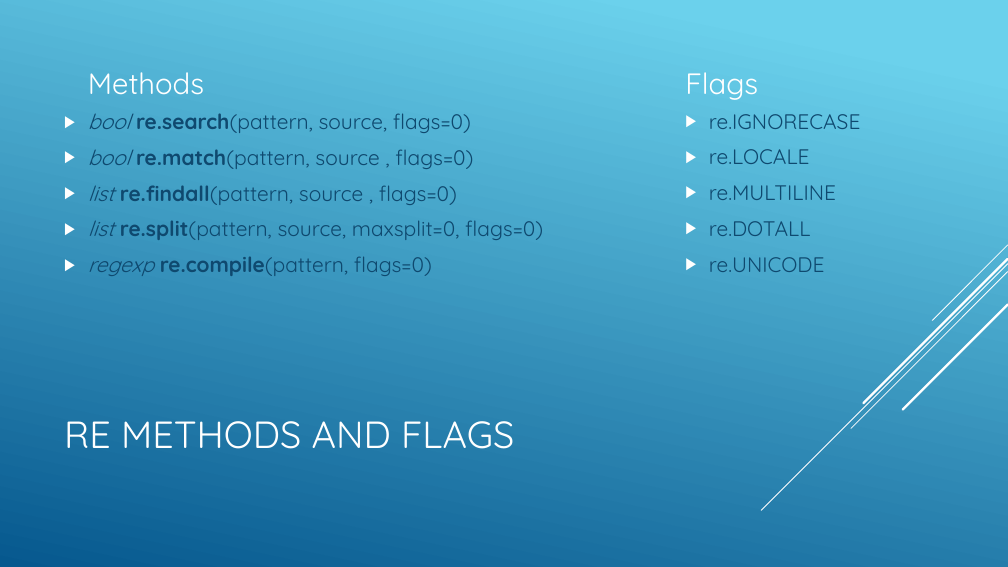
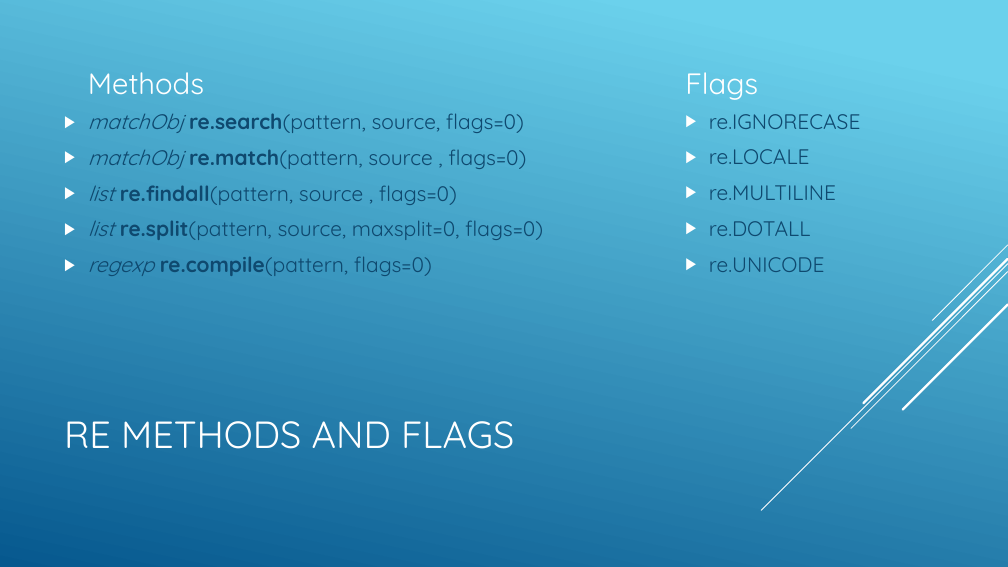
Before and after one commit to mmbader/PythonDojo, a slide deck: slide 3 of slides/klasse9.pptx. Drawn at 1008x567 pixels with LibreOffice and Linux fonts; fonts in the diff are those of the drawing. Boxes give left, top, right and bottom in pixels: in the first picture for what was removed or moved away, otherwise in the second. Text is boxed around its words. In the diff, an @@ line names an element or a change of style, - is before the commit and + after.

Commit message:
fixed definition of regexp methods

```diff
--- a/slides/klasse9.pptx
+++ b/slides/klasse9.pptx
@@ text at box(88, 113, 526, 169): text changed @@
-▶ bool re.search(pattern, source, flags=0)
-▶ bool re.match(pattern, source , flags=0)
+▶ matchObj re.search(pattern, source, flags=0)
+▶ matchObj re.match(pattern, source , flags=0)
```
